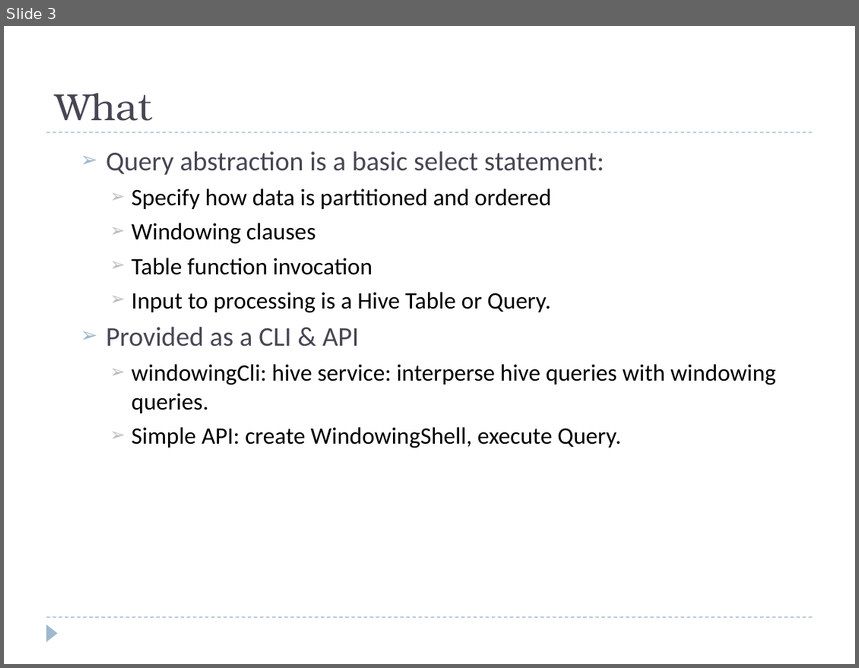
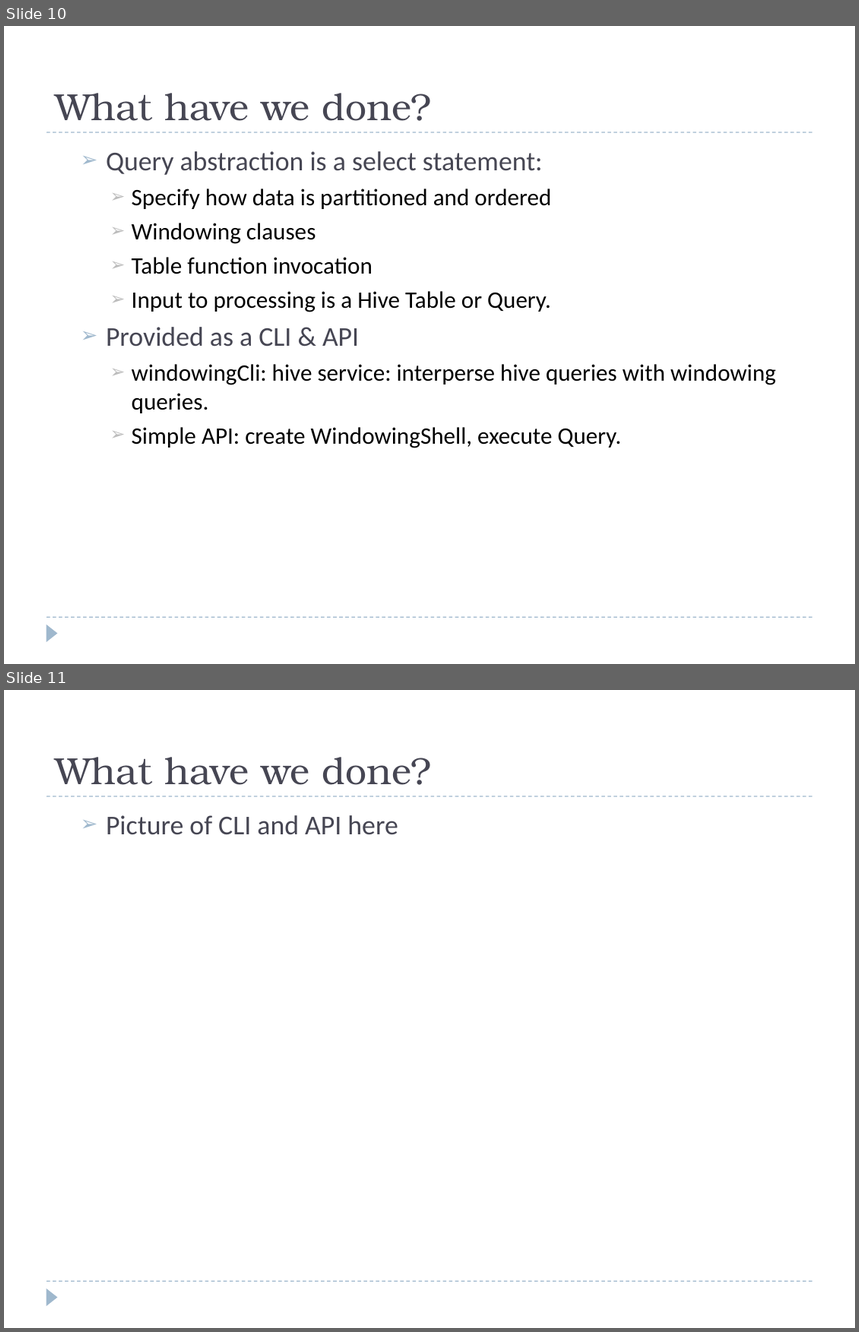
Before and after one commit to hbutani/SQLWindowing, a slide deck: docs/SQW.ppt. Shown one above the other, each under a label of ours: slide 3 before the commit, slides 10 and 11 after it. The pictures are 859x668 and 859x1332 pixels, drawn with LibreOffice and Linux fonts; fonts in the diff are those of the drawing. Boxes give left, top, right and bottom in pixels: in the first picture for what was removed or moved away, otherwise in the second. Text is boxed around its words. In the diff, an @@ line names an element or a change of style, - is before the commit and + after.

```diff
--- a/docs/SQW.ppt
+++ b/docs/SQW.ppt
@@ slide 11 added at (4, 690, 855, 1328), background #FFFFFF; not listed: 3 template elements that a slide beside it also shows @@
@@ title added at (55, 757, 431, 785), 32 pt, text #464653 @@
+What have we done?
@@ text added at (106, 815, 398, 835), 23 pt, text #464653 @@
+  ➢ Picture of CLI and API here
@@ what was slide 3 is now slide 10 @@
@@ slide 10 changed as well @@
@@ title at (55, 93, 431, 121): text changed @@
-What
+What have we done?
@@ text at (106, 151, 543, 175): text changed @@
-  ➢ Query abstraction is a basic select statement:
+  ➢ Query abstraction is a select statement:
```
Also in this commit, not shown: 4 other slides changed, 12 other slides added.
